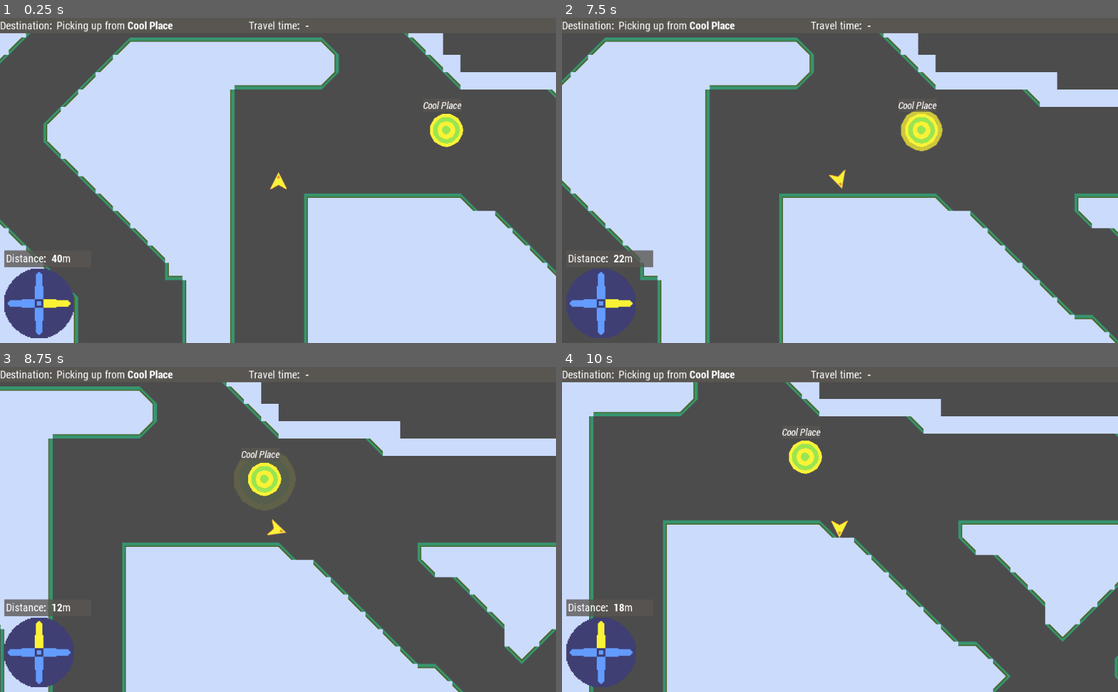
Above: before the commit, frames 1-4 (two rows, left to right).
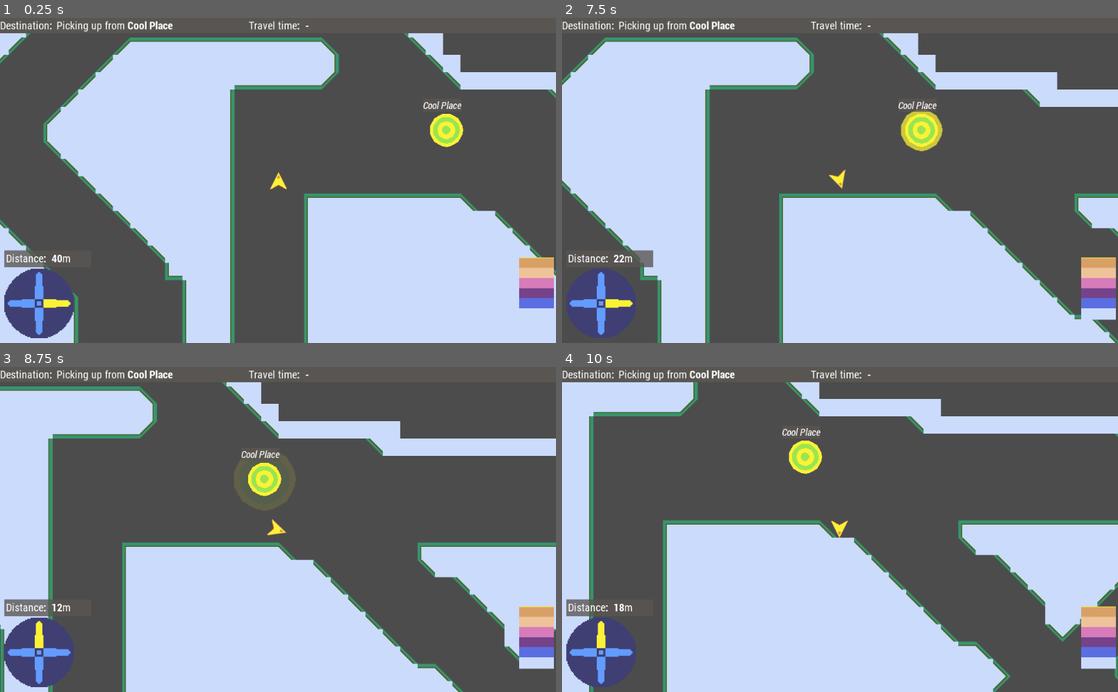
Above: after the commit, the same moments.

Repository: broquaint/comrade-cabbie
Game: Godot game, scene res://Root.tscn
Two runs of this game, one before a commit and one after it. Both use one fixed random seed, a clock stepped at 60 frames per second and the inputs below.
Inputs:
- Up to frame 1 (0.25 s): no input
- Up to frame 2 (7.5 s): tap Enter at 0.5 s; hold Right (move_right) 0.53-1.28 s; hold Left (move_left) 1.28-2.03 s; hold Right (move_right) 2.03-2.78 s; hold Up (move_up) 2.78-3.53 s; hold Left (move_left) 3.53-5.78 s; hold Right (move_right) 5.78-6.53 s; hold Up (move_up) 6.53-7.28 s; hold Right (move_right) from 7.28 s (still down)
- Up to frame 3 (8.75 s): release Right (move_right) at 8.03 s; hold Left (move_left) from 8.03 s (still down)
- Up to frame 4 (10 s): release Left (move_left) at 9.53 s; hold Up (move_up) from 9.53 s (still down)

The runs differ from the first frame. In frame 1, 1.0% of the frame differs, in the area x 93-100%, y 73-90%; in frame 2, 1.2%; in frame 3, 1.2%; in frame 4, 1.2%, in the area x 93-100%, y 73-93%.

Commit message:
Display satisfaction as a coloured meter
It works! It is ugly! But it's there!

Diff:
--- a/DestFlashControl.gd
+++ b/DestFlashControl.gd
@@ -60,7 +60,7 @@
 			text_choice = timely_time_text
 		GameState.JourneyScore.TARDY:
 			text_choice = tardy_time_text
-		_:
+		GameState.JourneyScore.SLUGGISH:
 			text_choice = sluggish_time_text
 
 	var timeliness = text_choice[randi() % text_choice.size()]
@@ -68,4 +68,4 @@
 	$ColorRect2.rect_size.x += 180
 	$DestFlashText.rect_size.x += 180
 	$DestFlashText.scroll_active = false
-	set_text('Reached [b]%s[/b] in [b]%d[/b] seconds, %s' % [dropoff.point_name, travel_time, timeliness])
+	set_text('Reached [b]%s[/b] in [b]%d[/b]s, %s' % [dropoff.point_name, travel_time, timeliness])
--- a/GameState.gd
+++ b/GameState.gd
@@ -17,11 +17,26 @@
 
 var current_state = States.PLAYING
 var journeys = []
-var satisfaction = 50.0
+var satisfaction : float = 60.0
 
-func on_picking_up(pickup: Area2D):
+func on_picking_up(pickup: PickupPoint):
 	pass
-func on_new_pickup(dropoff: Area2D, calc_travel_distance: int):
+func on_new_pickup(dropoff: DropoffPoint, calc_travel_distance: int):
 	pass
-func on_new_dropoff(_dropoff: Area2D, travel_time: float, travel_estimate: float):
-	pass
+
+func on_new_dropoff(_dropoff: DropoffPoint, travel_time: float, journey_score: int):
+	var satisfaction_before : float = satisfaction
+	var ratio : float
+	match journey_score:
+		JourneyScore.SPEEDY:
+			ratio = 1.075
+		JourneyScore.FAST:
+			ratio = 1.05
+		JourneyScore.TIMELY:
+			ratio = 1.025
+		JourneyScore.TARDY:
+			ratio = 1.0
+		JourneyScore.SLUGGISH:
+			ratio = 0.95
+	satisfaction = clamp(satisfaction * ratio, 0, 100)
+	print("On %s satisfaction was %.2f now %.2f based on ratio %.2f for score %s [%s]" % [self, satisfaction_before, satisfaction, ratio, JourneyScore.keys()[journey_score], journey_score])
--- a/HUD.tscn
+++ b/HUD.tscn
@@ -13,6 +13,8 @@
 [ext_resource path="res://assets/compass pickup south.png" type="Texture" id=11]
 [ext_resource path="res://DestFlashControl.gd" type="Script" id=12]
 [ext_resource path="res://FontTheme.tres" type="Theme" id=13]
+[ext_resource path="res://assets/satisfaction meter.png" type="Texture" id=14]
+[ext_resource path="res://SatisfactionMeter.gd" type="Script" id=15]
 
 [sub_resource type="DynamicFontData" id=8]
 font_path = "res://assets/robotocondensed-bold.ttf"
@@ -59,7 +61,8 @@
 
 [node name="HUD" type="CanvasLayer"]
 __meta__ = {
-"_edit_vertical_guides_": [ 8.74681 ]
+"_edit_horizontal_guides_": [ 596.049 ],
+"_edit_vertical_guides_": [ 8.74681, 1020.03 ]
 }
 
 [node name="Control" type="Control" parent="."]
@@ -207,3 +210,14 @@
 __meta__ = {
 "_editor_description_": ""
 }
+
+[node name="SatisfactionMeter" type="Sprite" parent="."]
+position = Vector2( 987.611, 499.535 )
+texture = ExtResource( 14 )
+script = ExtResource( 15 )
+
+[node name="Label" type="Label" parent="SatisfactionMeter"]
+margin_left = -987.611
+margin_top = -499.535
+margin_right = -947.611
+margin_bottom = -485.535
--- a/Root.gd
+++ b/Root.gd
@@ -12,14 +12,15 @@
 
 	_build_points()
 
-	$Player.connect('picking_up',  $GameState, 'on_picking_up')
-	$Player.connect('new_pickup',  $GameState, 'on_new_pickup')
-	$Player.connect('new_dropoff', $GameState, 'on_new_dropoff')
+	$Player.connect('picking_up',  GameState, 'on_picking_up')
+	$Player.connect('new_pickup',  GameState, 'on_new_pickup')
+	$Player.connect('new_dropoff', GameState, 'on_new_dropoff')
 
 	$Player.connect('picking_up', $HUD/Control, 'on_picking_up')
 	$Player.connect('new_pickup', $HUD/Control, 'on_new_pickup')
 	$Player.connect('new_pickup', $HUD/DestFlashControl, 'on_new_pickup')
 	$Player.connect('new_dropoff', $HUD/DestFlashControl, 'on_new_dropoff')
+	$Player.connect('new_dropoff', $HUD/SatisfactionMeter, 'on_new_dropoff')
 	$Player.connect('distance_update', $HUD/Compass, 'on_distance_update')
 	$Player.connect('travel_time_update', $HUD/Control, 'on_travel_time_update')
 	$Player.connect('compass_update', $HUD/Compass, 'on_compass_update')
--- /dev/null
+++ b/SatisfactionMeter.gd
@@ -0,0 +1,14 @@
+extends Sprite
+
+func _ready():
+	set_region(true)
+	set_meter()
+
+func set_meter():
+	var ts = texture.get_size()
+	var new_height = ts.y * (GameState.satisfaction/100)
+	set_region_rect(Rect2(0, ts.y-new_height, ts.x, new_height))
+
+func on_new_dropoff(dropoff, travel_time, travel_score):
+	# Should ensure the satisfaction value is in its final state
+	call_deferred('set_meter')
Not shown: 1 places in HUD.tscn that only renumber resources
Binary file added: assets/satisfaction meter.png
Not shown, added: assets/satisfaction meter.png.import
